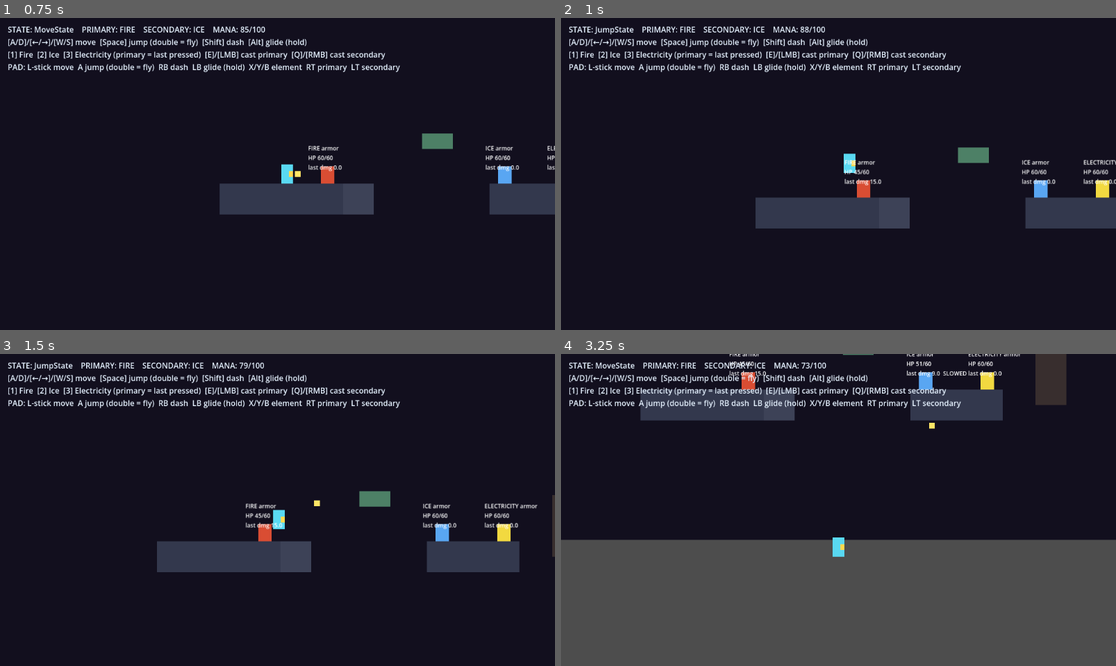
Above: before the commit, frames 1-4 (two rows, left to right).
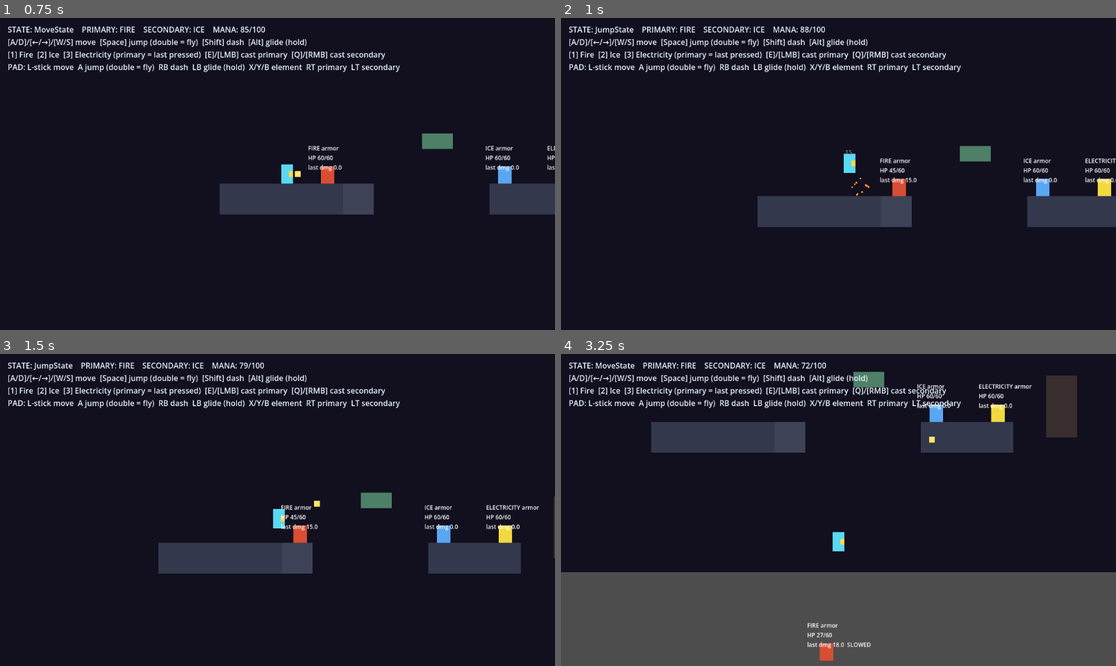
Above: after the commit, the same moments.

Repository: lordiwa/mageRage
Game: Godot game, scene res://levels/test_level.tscn
The game is run twice, just before and just after one commit, with the same random seed, the same clock (stepped at 60 frames per second) and the same inputs.
Inputs (mouse positions are in pixels of both pictures, inside the frame that each line leads up to):
- Up to frame 1 (0.75 s): tap Enter at 0.5 s; move the mouse to (399, 158) at 0.52 s; hold D (move_right) from 0.53 s (still down); tap Shift (dash) at 0.6 s; click (399, 158) at 0.67 s
- Up to frame 2 (1 s): keep holding D (move_right); tap Space (jump) at 0.77 s
- Up to frame 3 (1.5 s): release D (move_right) at 1.25 s; drag from (166, 525) to (249, 572) at 1.27 s
- Up to frame 4 (3.25 s): move the mouse to (894, 441) at 2.02 s; hold D (move_right) 2.03-2.75 s; tap Q (cast_secondary) at 2.1 s; tap Shift (dash) at 2.3 s; drag from (810, 572) to (905, 494) at 2.77 s

Frame 1 is identical in both runs. In frame 2, 1.8% of the frame differs, in the area x 35-100%, y 40-68%; in frame 3, 1.8%; in frame 4, 22%, in the area x 0-100%, y 0-99%.

Commit message:
feat(TASK-010): hit-feedback juice — hit-stop, screen shake, damage numbers, flash, knockback, sparks
One hit path fires all feedback: drone emits hit(amount, effectiveness, dir) and
triggers a white flash, trauma-based Camera2D shake, effectiveness-colored floating
damage number (DD-006 tiers), HitStop autoload freeze (unscaled-time restore),
short knockback, and an element-tinted CPUParticles2D spark. Placeholder visuals
only; pure helpers (ScreenShake.decay, DamageStyle.for_effectiveness, HitStop
.duration_for, Knockback.knockback_vector) are unit-tested. Combat/movement intact.

Co-Authored-By: Claude Opus 4.8 (1M context) <noreply@anthropic.com>

Diff:
--- a/project.godot
+++ b/project.godot
@@ -15,6 +15,10 @@
 run/main_scene="res://levels/test_level.tscn"
 config/features=PackedStringArray("4.6", "GL Compatibility")
 config/icon="res://icon.svg"
+
+[autoload]
+
+HitStop="*res://scripts/juice/hit_stop.gd"
 
 [editor_plugins]
 
--- /dev/null
+++ b/scenes/damage_number.tscn
@@ -0,0 +1,10 @@
+[gd_scene load_steps=2 format=3 uid="uid://b8mageragedn01"]
+
+[ext_resource type="Script" path="res://scripts/juice/damage_number.gd" id="1_dn"]
+
+[node name="DamageNumber" type="Label"]
+script = ExtResource("1_dn")
+text = "0"
+theme_override_font_sizes/font_size = 16
+horizontal_alignment = 1
+vertical_alignment = 1
--- a/scenes/empire_drone.tscn
+++ b/scenes/empire_drone.tscn
@@ -1,13 +1,17 @@
-[gd_scene load_steps=4 format=3 uid="uid://b8mageragedr0n"]
+[gd_scene load_steps=6 format=3 uid="uid://b8mageragedr0n"]
 
 [ext_resource type="Script" path="res://scripts/enemies/empire_drone.gd" id="1_drone"]
 [ext_resource type="Script" path="res://scripts/combat/health.gd" id="2_health"]
+[ext_resource type="PackedScene" uid="uid://b8mageragedn01" path="res://scenes/damage_number.tscn" id="3_dn"]
+[ext_resource type="PackedScene" uid="uid://b8mageragesp01" path="res://scenes/impact_spark.tscn" id="4_sp"]
 
 [sub_resource type="RectangleShape2D" id="Rect_drone"]
 size = Vector2(28, 36)
 
 [node name="EmpireDrone" type="CharacterBody2D"]
 script = ExtResource("1_drone")
+damage_number_scene = ExtResource("3_dn")
+impact_spark_scene = ExtResource("4_sp")
 
 [node name="CollisionShape2D" type="CollisionShape2D" parent="."]
 shape = SubResource("Rect_drone")
--- /dev/null
+++ b/scenes/impact_spark.tscn
@@ -0,0 +1,17 @@
+[gd_scene load_steps=2 format=3 uid="uid://b8mageragesp01"]
+
+[ext_resource type="Script" path="res://scripts/juice/impact_spark.gd" id="1_sp"]
+
+[node name="ImpactSpark" type="CPUParticles2D"]
+emitting = false
+amount = 12
+lifetime = 0.35
+one_shot = true
+explosiveness = 1.0
+spread = 180.0
+gravity = Vector2(0, 0)
+initial_velocity_min = 60.0
+initial_velocity_max = 140.0
+scale_amount_min = 2.0
+scale_amount_max = 4.0
+script = ExtResource("1_sp")
--- a/scenes/player.tscn
+++ b/scenes/player.tscn
@@ -12,6 +12,7 @@
 [ext_resource type="Resource" uid="uid://b8magerage000f" path="res://resources/spells/firebolt.tres" id="9_fire"]
 [ext_resource type="Resource" uid="uid://b8magerage00ic" path="res://resources/spells/ice_shard.tres" id="10_ice"]
 [ext_resource type="Resource" uid="uid://b8magerage00el" path="res://resources/spells/lightning.tres" id="11_elec"]
+[ext_resource type="Script" path="res://scripts/juice/screen_shake.gd" id="13_shake"]
 
 [sub_resource type="RectangleShape2D" id="RectangleShape2D_1"]
 size = Vector2(24, 40)
@@ -39,6 +40,9 @@
 [node name="Camera2D" type="Camera2D" parent="."]
 position_smoothing_enabled = true
 position_smoothing_speed = 8.0
+
+[node name="ScreenShake" type="Node" parent="Camera2D" groups=["screen_shake"]]
+script = ExtResource("13_shake")
 
 [node name="StateMachine" type="Node" parent="." node_paths=PackedStringArray("initial_state")]
 script = ExtResource("2_sm")
--- a/scripts/combat/projectile.gd
+++ b/scripts/combat/projectile.gd
@@ -67,7 +67,10 @@
 	if _hit.has(id):
 		return
 	_hit[id] = true
-	drone.apply_elemental_hit(element, base_damage, applies_slow)
+	# TASK-010: pass the projectile's travel direction so the drone can drive
+	# knockback + the hit signal away from where the shot came from.
+	var hit_dir := _velocity.normalized()
+	drone.apply_elemental_hit(element, base_damage, applies_slow, hit_dir)
 	_remaining_targets -= 1
 	if _remaining_targets <= 0:
 		queue_free()
--- a/scripts/enemies/empire_drone.gd
+++ b/scripts/enemies/empire_drone.gd
@@ -11,6 +11,15 @@
 ## 1:1 to spell elements (ANTIMATTER is not a valid armor in the RPS).
 @export var armor_type: SpellData.Element = SpellData.Element.FIRE
 
+## TASK-010 juice scenes (PLACEHOLDERS). Optional so unit tests / bare drones run
+## without them; null-guarded at the hit path.
+@export var damage_number_scene: PackedScene
+@export var impact_spark_scene: PackedScene
+
+## TASK-010: emitted on every landed hit so a coordinator (or test) can react with
+## loose coupling. `dir` is the projectile's travel direction at contact.
+signal hit(amount: float, effectiveness: float, dir: Vector2)
+
 @onready var _health: Health = $Health
 @onready var _label: Label = $Label
 @onready var _sprite: ColorRect = $Sprite
@@ -21,6 +30,14 @@
 	SpellData.Element.ELECTRICITY: Color(0.95, 0.85, 0.25, 1.0),# arc yellow
 }
 
+## TASK-010 feel tuning (small / sparing per game-design SKILL juice budget).
+const FLASH_TIME := 0.06           # seconds the drone flashes white on a hit
+const KNOCKBACK_STRENGTH := 70.0   # px positional punch along the shot direction
+const KNOCKBACK_TIME := 0.10       # seconds of the knockback tween
+const SHAKE_PER_HIT := 0.18        # base trauma added to the camera per hit
+
+var _armor_color := Color.WHITE
+
 func _ready() -> void:
 	# GDD 5.C: I am an Enemy (layer 3). I don't need to mask anything for the
 	# slice (the player projectile detects me); collide with Environment so I rest.
@@ -28,8 +45,9 @@
 	collision_mask = 0
 	set_collision_layer_value(3, true)
 	set_collision_mask_value(1, true)
+	_armor_color = ARMOR_TINT.get(armor_type, Color.WHITE)
 	if _sprite != null:
-		_sprite.color = ARMOR_TINT.get(armor_type, Color.WHITE)
+		_sprite.color = _armor_color
 	if _health != null:
 		_health.health_changed.connect(_on_health_changed)
 		_health.died.connect(_on_died)
@@ -40,14 +58,99 @@
 		velocity += get_gravity() * delta
 	move_and_slide()
 
-## Called by a Projectile on contact. Applies base * DD-006 matchup to Health.
-## `slow` is honored as a control hook (Ice identity) — for the slice it just
-## reads through to the debug label; no movement AI to slow yet.
-func apply_elemental_hit(element: int, base_damage: float, slow: bool) -> void:
-	var dmg := ElementMatchup.apply(base_damage, element, armor_type)
+## Called by a Projectile on contact. Applies base * DD-006 matchup to Health and
+## fires the TASK-010 hit-feedback bundle (one hit path -> all juice, coherently):
+## hit flash + damage number + impact spark + camera shake + hit-stop + knockback.
+## `slow` is the Ice control hook (reads through to the debug label). `hit_dir` is
+## the projectile's travel direction (for knockback + the `hit` signal); defaults
+## to ZERO so older callers / tests still work.
+func apply_elemental_hit(element: int, base_damage: float, slow: bool,
+		hit_dir: Vector2 = Vector2.ZERO) -> void:
+	var effectiveness := ElementMatchup.multiplier(element, armor_type)
+	var dmg := base_damage * effectiveness
 	if _health != null:
 		_health.take_damage(dmg)
 	_refresh_label(dmg, slow)
+	# --- TASK-010 hit feedback ------------------------------------------------
+	_flash()
+	_apply_knockback(hit_dir)
+	_spawn_damage_number(dmg, effectiveness)
+	_spawn_spark(element, hit_dir)
+	_shake_camera(effectiveness)
+	_do_hit_stop(effectiveness)
+	hit.emit(dmg, effectiveness, hit_dir)
+
+
+## Hit flash: modulate to white for a few frames, then back to the armor tint.
+func _flash() -> void:
+	if _sprite == null:
+		return
+	_sprite.color = Color.WHITE
+	var tween := create_tween()
+	tween.tween_property(_sprite, "color", _armor_color, FLASH_TIME)
+
+
+## Knockback: a short positional punch along the shot's travel direction.
+func _apply_knockback(hit_dir: Vector2) -> void:
+	var kb := Knockback.knockback_vector(hit_dir, KNOCKBACK_STRENGTH)
+	if kb == Vector2.ZERO:
+		return
+	var target := global_position + kb
+	var tween := create_tween()
+	tween.tween_property(self, "global_position", target, KNOCKBACK_TIME) \
+		.set_trans(Tween.TRANS_QUAD).set_ease(Tween.EASE_OUT)
+
+
+func _spawn_damage_number(amount: float, effectiveness: float) -> void:
+	if damage_number_scene == null:
+		return
+	var dn := damage_number_scene.instantiate()
+	get_tree().current_scene.add_child(dn)
+	dn.global_position = global_position + Vector2(0, -24)
+	if dn.has_method("setup"):
+		dn.setup(amount, effectiveness)
+
+
+func _spawn_spark(element: int, hit_dir: Vector2) -> void:
+	if impact_spark_scene == null:
+		return
+	var spark := impact_spark_scene.instantiate()
+	get_tree().current_scene.add_child(spark)
+	# Contact point: bias toward the side the shot came from.
+	spark.global_position = global_position - hit_dir.normalized() * 12.0
+	if spark.has_method("burst"):
+		spark.burst(element)
+
+
+## Add trauma to the Player camera's ScreenShake, scaled by effectiveness — a
+## correct-element hit shakes a touch harder (still small per the juice budget).
+func _shake_camera(effectiveness: float) -> void:
+	var shake := _find_screen_shake()
+	if shake != null and shake.has_method("add_trauma"):
+		shake.add_trauma(SHAKE_PER_HIT * effectiveness)
+
+
+func _do_hit_stop(effectiveness: float) -> void:
+	# HitStop is an autoload; null-guard so bare-scene tests don't require it.
+	var tree := get_tree()
+	if tree == null or tree.root == null:
+		return
+	var hs := tree.root.get_node_or_null("HitStop")
+	if hs != null and hs.has_method("freeze"):
+		hs.freeze(effectiveness)
+
+
+## Locate the ScreenShake node (child of the Player's Camera2D) without hard
+## coupling: search the current scene for the first node in the "screen_shake"
+## group. Returns null if absent (e.g. a bare drone in a unit test).
+func _find_screen_shake() -> Node:
+	var tree := get_tree()
+	if tree == null:
+		return null
+	var nodes := tree.get_nodes_in_group("screen_shake")
+	if nodes.is_empty():
+		return null
+	return nodes[0]
 
 func _on_health_changed(_current: float, _maximum: float) -> void:
 	pass   # label refresh is driven from apply_elemental_hit so it can show dmg
--- /dev/null
+++ b/scripts/juice/damage_number.gd
@@ -0,0 +1,31 @@
+## TASK-010 hit-feedback: a floating damage number. A Label that spawns at the
+## drone, floats up while fading (tween), then frees itself. Color/size are coded
+## by DD-006 effectiveness via the pure DamageStyle.for_effectiveness(), so the
+## number reinforces the armor read (game-design SKILL: juice serves the RPS).
+##
+## PLACEHOLDER text only (default font); no art/audio assets.
+extends Label
+
+const FLOAT_HEIGHT := 28.0     # px the number drifts upward
+const LIFETIME := 0.6          # seconds before it frees
+
+
+## Spawn-time setup: set the text from the damage, style by effectiveness.
+## `effectiveness` is the DD-006 multiplier (0.5 / 1.0 / 1.5).
+func setup(amount: float, effectiveness: float) -> void:
+	text = str(int(round(amount)))
+	var style := DamageStyle.for_effectiveness(effectiveness)
+	modulate = style["color"]
+	var s: float = style["scale"]
+	scale = Vector2(s, s)
+	# Center-ish anchoring for the placeholder label.
+	pivot_offset = size * 0.5
+
+
+func _ready() -> void:
+	var start := position
+	var tween := create_tween()
+	tween.set_parallel(true)
+	tween.tween_property(self, "position", start + Vector2(0, -FLOAT_HEIGHT), LIFETIME)
+	tween.tween_property(self, "modulate:a", 0.0, LIFETIME)
+	tween.chain().tween_callback(queue_free)
--- /dev/null
+++ b/scripts/juice/damage_style.gd
@@ -0,0 +1,36 @@
+## TASK-010 hit-feedback: color/size coding for floating damage numbers, driven
+## off the DD-006 effectiveness multiplier so the number REINFORCES armor
+## readability (game-design SKILL: "Juice must never bury the RPS read" — here it
+## actively serves it).
+##
+## DD-006 multipliers are 0.5 (resisted) / 1.0 (neutral) / 1.5 (weak / super-
+## effective). We bucket on the multiplier so the player learns the matchup from
+## the feel of the hit:
+##   - resisted     (<= 0.75): dim grey,  smaller  -> "that barely worked, swap"
+##   - neutral      (~ 1.0)  : white,      normal
+##   - super (weak) (>= 1.25): bright orange, larger -> "yes — correct element"
+##
+## Pure, static, table-free thresholds so the three tiers map to DISTINCT colors
+## and scales and can be unit-tested with no scene.
+class_name DamageStyle extends RefCounted
+
+const RESISTED_THRESHOLD := 0.75
+const SUPER_THRESHOLD := 1.25
+
+const RESISTED_COLOR := Color(0.6, 0.6, 0.6, 1.0)     # dim grey
+const NEUTRAL_COLOR := Color(1.0, 1.0, 1.0, 1.0)      # white
+const SUPER_COLOR := Color(1.0, 0.55, 0.15, 1.0)      # bright orange/red
+
+const RESISTED_SCALE := 0.8
+const NEUTRAL_SCALE := 1.0
+const SUPER_SCALE := 1.4
+
+
+## Pure: map a DD-006 effectiveness multiplier to a {color, scale} style.
+## Returns a Dictionary { "color": Color, "scale": float }.
+static func for_effectiveness(mult: float) -> Dictionary:
+	if mult <= RESISTED_THRESHOLD:
+		return {"color": RESISTED_COLOR, "scale": RESISTED_SCALE}
+	if mult >= SUPER_THRESHOLD:
+		return {"color": SUPER_COLOR, "scale": SUPER_SCALE}
+	return {"color": NEUTRAL_COLOR, "scale": NEUTRAL_SCALE}
--- /dev/null
+++ b/scripts/juice/hit_stop.gd
@@ -0,0 +1,44 @@
+## TASK-010 hit-feedback: hit-stop ("freeze a few frames on a solid hit" —
+## game-design SKILL Game Feel). Briefly drops Engine.time_scale, then restores
+## it after a SHORT REAL-TIME delay measured in UNSCALED time, so a slowed
+## time_scale can never permanently alter the clock (the restore timer is created
+## with ignore_time_scale = true).
+##
+## Registered as an autoload (`HitStop`) so the single hit path can fire it
+## without wiring a node reference. The scheduling DECISION lives in the PURE,
+## static function duration_for(effectiveness) — separate from the engine call —
+## so it is unit-testable with no running tree.
+extends Node
+
+## time_scale held during the freeze (near-stop). 0.0 = full freeze.
+const FROZEN_SCALE := 0.05
+const BASE_DURATION := 0.06       # seconds of real-time freeze for a neutral hit
+const MAX_DURATION := 0.12        # cap so even a super-effective hit stays snappy
+
+var _active := false
+
+
+## Pure: real-time freeze duration for a DD-006 effectiveness multiplier. A
+## stronger (super-effective) hit lingers slightly longer to sell the read; a
+## resisted hit is shorter. Always positive and capped at MAX_DURATION.
+static func duration_for(effectiveness: float) -> float:
+	var d := BASE_DURATION * maxf(effectiveness, 0.5)
+	return clampf(d, 0.02, MAX_DURATION)
+
+
+## Freeze time briefly, then restore on an UNSCALED timer so it self-heals.
+func freeze(effectiveness: float = 1.0) -> void:
+	if _active:
+		return
+	_active = true
+	Engine.time_scale = FROZEN_SCALE
+	var seconds := duration_for(effectiveness)
+	# ignore_time_scale = true -> the timer counts REAL seconds, immune to the
+	# slowdown we just applied, so time_scale always gets restored.
+	var timer := get_tree().create_timer(seconds, true, false, true)
+	timer.timeout.connect(_restore)
+
+
+func _restore() -> void:
+	Engine.time_scale = 1.0
+	_active = false
--- /dev/null
+++ b/scripts/juice/impact_spark.gd
@@ -0,0 +1,23 @@
+## TASK-010 hit-feedback: a one-shot impact spark burst at the contact point,
+## tinted by the spell's element color so the hit stays readable in chaos
+## (game-design SKILL: element color language — Fire warm, Ice cold, Elec arc).
+## PLACEHOLDER CPUParticles2D (no art asset); emits once then frees.
+extends CPUParticles2D
+
+## Element color language, matching the drone armor tints for consistency.
+const ELEMENT_TINT := {
+	SpellData.Element.FIRE: Color(1.0, 0.55, 0.20, 1.0),
+	SpellData.Element.ICE: Color(0.45, 0.80, 1.0, 1.0),
+	SpellData.Element.ELECTRICITY: Color(1.0, 0.95, 0.35, 1.0),
+	SpellData.Element.ANTIMATTER: Color(0.75, 0.35, 1.0, 1.0),
+}
+
+
+## Tint by the spell element and fire the one-shot burst. Frees after emitting.
+func burst(element: int) -> void:
+	color = ELEMENT_TINT.get(element, Color.WHITE)
+	one_shot = true
+	emitting = true
+	# Free once the longest particle has lived out its lifetime.
+	var ttl := lifetime + 0.1
+	get_tree().create_timer(ttl).timeout.connect(queue_free)
--- /dev/null
+++ b/scripts/juice/knockback.gd
@@ -0,0 +1,18 @@
+## TASK-010 hit-feedback: knockback math. A hit shoves the drone AWAY from the
+## projectile's travel direction (a short positional punch) — pairs with the hit
+## flash so a solid hit reads as solid (game-design SKILL Game Feel).
+##
+## Pure & static so the direction sign is unit-testable with no scene: the result
+## points along `hit_dir` (the projectile's travel direction), i.e. the drone is
+## pushed the way the shot was already going.
+class_name Knockback extends RefCounted
+
+
+## Pure: knockback velocity/offset for a hit. `hit_dir` is the projectile's travel
+## direction; the drone is pushed along it, scaled by `strength`. A zero hit_dir
+## yields zero knockback (no NaN from normalizing a zero vector).
+static func knockback_vector(hit_dir: Vector2, strength: float) -> Vector2:
+	var dir := hit_dir.normalized()
+	if dir == Vector2.ZERO:
+		return Vector2.ZERO
+	return dir * strength
--- /dev/null
+++ b/scripts/juice/screen_shake.gd
@@ -0,0 +1,58 @@
+## TASK-010 hit-feedback: trauma-based screen shake on the Player's Camera2D.
+##
+## game-design SKILL "Game Feel / Juice": screen shake is reserved and SMALL for
+## routine hits (loud shake is budgeted for the antimatter ultimate / boss blows).
+## So `max_offset` here is deliberately tiny. The feel model is the standard
+## trauma-squared shake (Nijman, "The Art of Screenshake"):
+##   - `trauma` is clamped to [0, 1]; hits ADD trauma via add_trauma().
+##   - offset magnitude = max_offset * trauma^2 (squared so small trauma is gentle).
+##   - per-frame random direction (and a small optional rotation) so it reads as a
+##     punch, not a slide; trauma DECAYS linearly to 0 over time each _process.
+##
+## The decay + offset-magnitude math is kept in STATIC pure functions
+## (decay(), offset_magnitude()) so it is unit-testable with no rendered camera.
+## Null-guards: this script attaches to a Camera2D but never hard-requires one to
+## exist at runtime (the pure statics run anywhere).
+class_name ScreenShake extends Node
+
+## SMALL by design — routine hits should barely nudge the frame (juice budget).
+@export var max_offset: float = 6.0
+@export var max_roll: float = 0.05          # radians; tiny optional rotation
+@export var decay_rate: float = 1.6         # trauma units lost per second
+
+var trauma: float = 0.0
+
+@onready var _camera: Camera2D = get_parent() as Camera2D
+
+
+## Pure: linearly decay `trauma` by `rate * delta`, clamped so it never goes
+## below 0 (and never above 1). Unit-tested without a scene.
+static func decay(trauma_value: float, rate: float, delta: float) -> float:
+	return clampf(trauma_value - rate * delta, 0.0, 1.0)
+
+
+## Pure: trauma-squared offset magnitude. Squaring makes low trauma gentle and
+## high trauma punchy; result is always >= 0 and scales with max_offset.
+static func offset_magnitude(trauma_value: float, max_off: float) -> float:
+	var t := clampf(trauma_value, 0.0, 1.0)
+	return max_off * t * t
+
+
+## Add trauma on a hit (clamped). Callers scale `amount` by damage/effectiveness.
+func add_trauma(amount: float) -> void:
+	trauma = clampf(trauma + amount, 0.0, 1.0)
+
+
+func _process(delta: float) -> void:
+	if trauma <= 0.0:
+		if _camera != null:
+			_camera.offset = Vector2.ZERO
+			_camera.rotation = 0.0
+		return
+	trauma = decay(trauma, decay_rate, delta)
+	if _camera == null:
+		return
+	var mag := offset_magnitude(trauma, max_offset)
+	var angle := randf_range(0.0, TAU)
+	_camera.offset = Vector2(cos(angle), sin(angle)) * mag
+	_camera.rotation = max_roll * (trauma * trauma) * randf_range(-1.0, 1.0)
Not shown, added: scripts/juice/damage_number.gd.uid
Not shown, added: scripts/juice/damage_style.gd.uid
Not shown, added: scripts/juice/hit_stop.gd.uid
Not shown, added: scripts/juice/impact_spark.gd.uid
Not shown, added: scripts/juice/knockback.gd.uid
Not shown, added: scripts/juice/screen_shake.gd.uid
